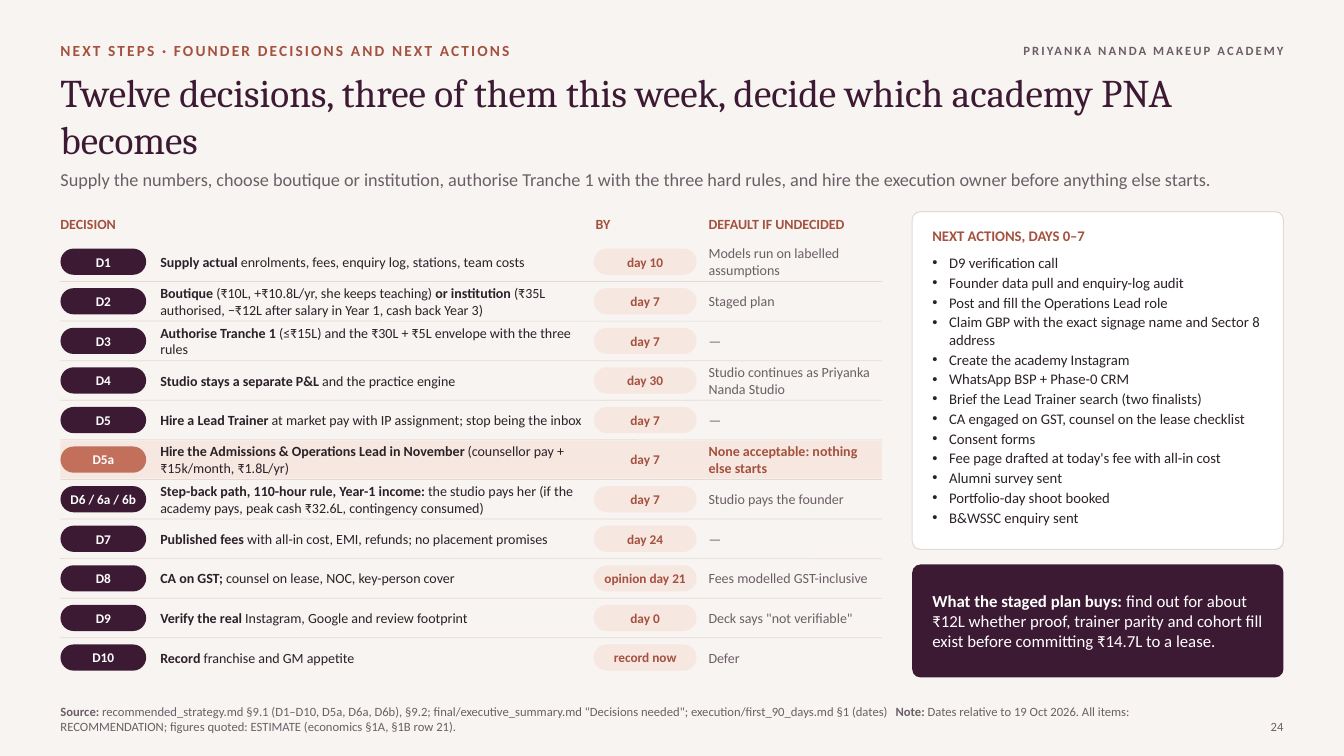
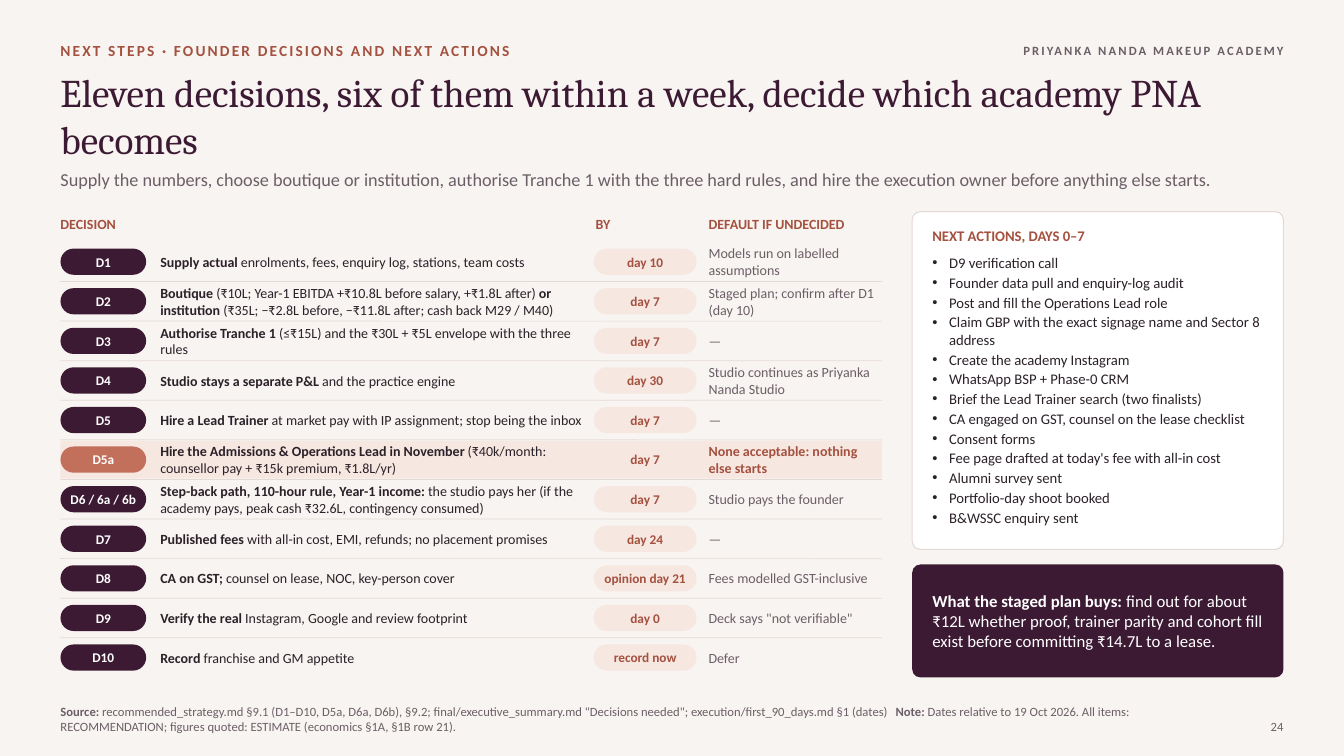
Before and after one commit to ravishchaaubey/apna-demo, a slide deck: slide 24 of priyanka_nanda_academy/final/Priyanka_Nanda_Academy_Growth_Strategy.pptx. Drawn at 1344x756 pixels with LibreOffice and Linux fonts; fonts in the diff are those of the drawing. Boxes give left, top, right and bottom in pixels: in the first picture for what was removed or moved away, otherwise in the second. Text is boxed around its words. In the diff, an @@ line names an element or a change of style, - is before the commit and + after.

```diff
--- a/priyanka_nanda_academy/final/Priyanka_Nanda_Academy_Growth_Strategy.pptx
+++ b/priyanka_nanda_academy/final/Priyanka_Nanda_Academy_Growth_Strategy.pptx
@@ title at box(60, 79, 1201, 155): text changed @@
-Twelve decisions, three of them this week, decide which academy PNA becomes
+Eleven decisions, six of them within a week, decide which academy PNA becomes
@@ text at box(160, 288, 553, 317): text changed @@
-Boutique (₹10L, +₹10.8L/yr, she keeps teaching) or institution (₹35L authorised, −₹12L after salary in Year 1, cash back Year 3)
+Boutique (₹10L; Year-1 EBITDA +₹10.8L before salary, +₹1.8L after) or institution (₹35L; −₹2.8L before, −₹11.8L after; cash back M29 / M40)
@@ text at box(709, 288, 874, 317): text changed @@
-Staged plan
+Staged plan; confirm after D1 (day 10)
@@ text at box(160, 446, 547, 476): text changed; bold off @@
-Hire the Admissions & Operations Lead in November (counsellor pay + ₹15k/month, ₹1.8L/yr)
+Hire the Admissions & Operations Lead in November (₹40k/month: counsellor pay + ₹15k premium, ₹1.8L/yr)
```
Also in this commit, not shown: 28 other slides changed, 7 other files.
